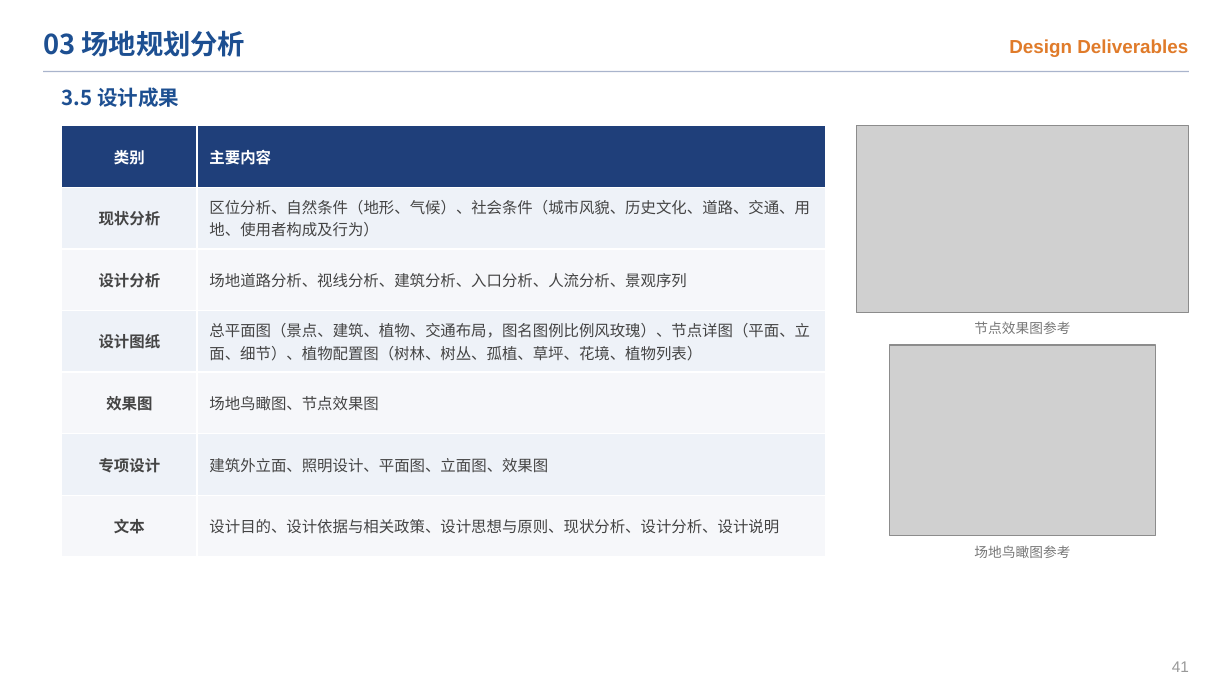
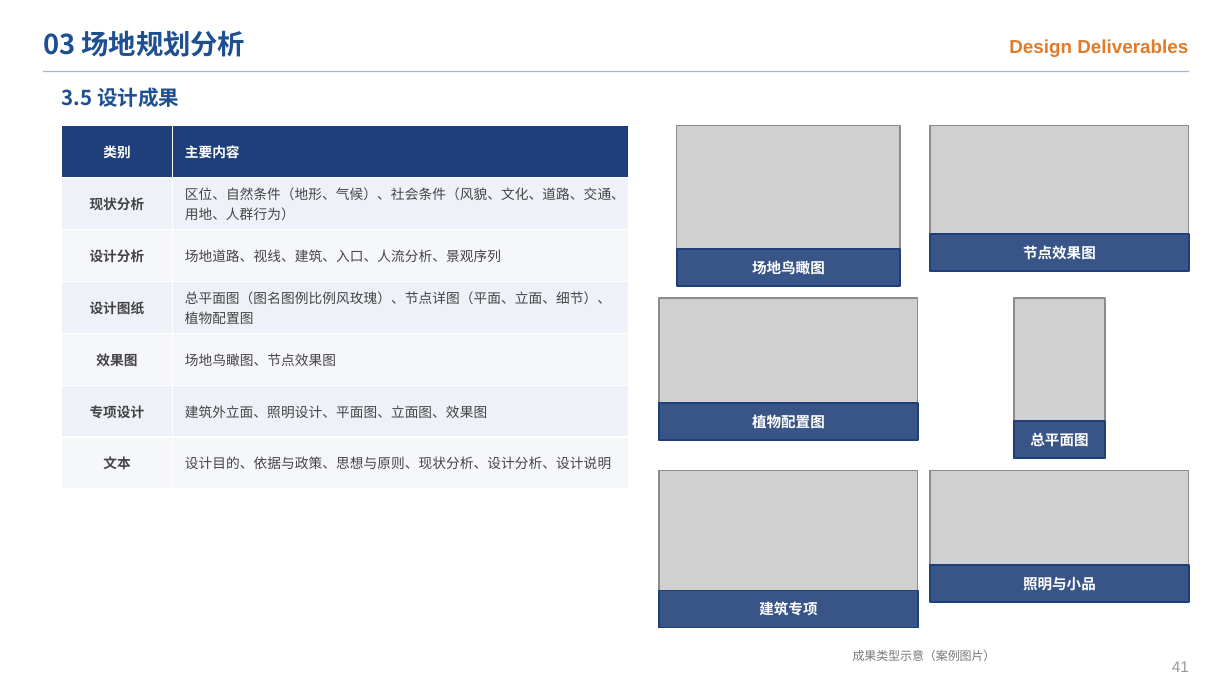
Before and after one commit to chun96309-cloud/lxfs, a slide deck: slide 43 of 跃动栖园_开题答辩PPT.pptx. Drawn at 1232x693 pixels with LibreOffice and Linux fonts; fonts in the diff are those of the drawing; grey boxes stand for pictures. Boxes give left, top, right and bottom in pixels: in the first picture for what was removed or moved away, otherwise in the second. Text is boxed around its words. In the diff, an @@ line names an element or a change of style, - is before the commit and + after.

```diff
--- a/跃动栖园_开题答辩PPT.pptx
+++ b/跃动栖园_开题答辩PPT.pptx
@@ table at bbox=[62, 126, 628, 474] @@
-row 2, column 2: 区位分析、自然条件（地形、气候）、社会条件（城市风貌、历史文化、道路、交通、用地、使用者构成及行为）
+row 2, column 2: 区位、自然条件（地形、气候）、社会条件（风貌、文化、道路、交通、用地、人群行为）
-row 3, column 2: 场地道路分析、视线分析、建筑分析、入口分析、人流分析、景观序列
+row 3, column 2: 场地道路、视线、建筑、入口、人流分析、景观序列
-row 4, column 2: 总平面图（景点、建筑、植物、交通布局，图名图例比例风玫瑰）、节点详图（平面、立面、细节）、植物配置图（树林、树丛、孤植、草坪、花境、植物列表）
+row 4, column 2: 总平面图（图名图例比例风玫瑰）、节点详图（平面、立面、细节）、植物配置图
-row 7, column 2: 设计目的、设计依据与相关政策、设计思想与原则、现状分析、设计分析、设计说明
+row 7, column 2: 设计目的、依据与政策、思想与原则、现状分析、设计分析、设计说明
@@ size 9 to 8 pt in "类别", "主要内容", "现状分析", "设计分析" and 6 more places @@
@@ table: place and size @@
-table at bbox=[62, 126, 825, 538]
+table at bbox=[62, 126, 628, 474]
@@ picture: place and size @@
-picture at bbox=[890, 345, 1156, 536]
+picture at bbox=[676, 126, 899, 286]
@@ picture: place and size @@
-picture at bbox=[856, 126, 1189, 313]
+picture at bbox=[930, 126, 1189, 271]
@@ rectangle added at bbox=[930, 234, 1189, 271], fill #1F3F7A at 85% opacity, outline #1F3F7A 1 pt @@
@@ rectangle added at bbox=[676, 249, 899, 286], fill #1F3F7A at 85% opacity, outline #1F3F7A 1 pt @@
@@ text at bbox=[752, 260, 825, 274]: text changed; size 8 to 8.5 pt; text colour #777777 to #FFFFFF; bold on @@
-场地鸟瞰图参考
+场地鸟瞰图
@@ text at bbox=[1023, 245, 1096, 260]: text changed; size 8 to 8.5 pt; text colour #777777 to #FFFFFF; bold on @@
-节点效果图参考
+节点效果图
@@ picture added at bbox=[659, 298, 918, 440] @@
@@ picture added at bbox=[1014, 298, 1105, 458] @@
@@ rectangle added at bbox=[659, 403, 918, 440], fill #1F3F7A at 85% opacity, outline #1F3F7A 1 pt @@
@@ text added at bbox=[752, 413, 825, 432], 8.5 pt, text #FFFFFF, bold @@
+植物配置图
@@ rectangle added at bbox=[1014, 421, 1105, 458], fill #1F3F7A at 85% opacity, outline #1F3F7A 1 pt @@
@@ text added at bbox=[1030, 433, 1088, 446], 8.5 pt, text #FFFFFF, bold @@
+总平面图
@@ picture added at bbox=[659, 471, 918, 627] @@
@@ picture added at bbox=[930, 471, 1189, 602] @@
@@ rectangle added at bbox=[930, 565, 1189, 602], fill #1F3F7A at 85% opacity, outline #1F3F7A 1 pt @@
@@ rectangle added at bbox=[659, 590, 918, 627], fill #1F3F7A at 85% opacity, outline #1F3F7A 1 pt @@
@@ text added at bbox=[1023, 577, 1096, 591], 8.5 pt, text #FFFFFF, bold @@
+照明与小品
@@ text added at bbox=[759, 601, 817, 615], 8.5 pt, text #FFFFFF, bold @@
+建筑专项
@@ text added at bbox=[853, 650, 996, 661], 7 pt, text #777777 @@
+成果类型示意（案例图片）
```
Also in this commit, not shown: 10 other slides changed, 1 other file.
